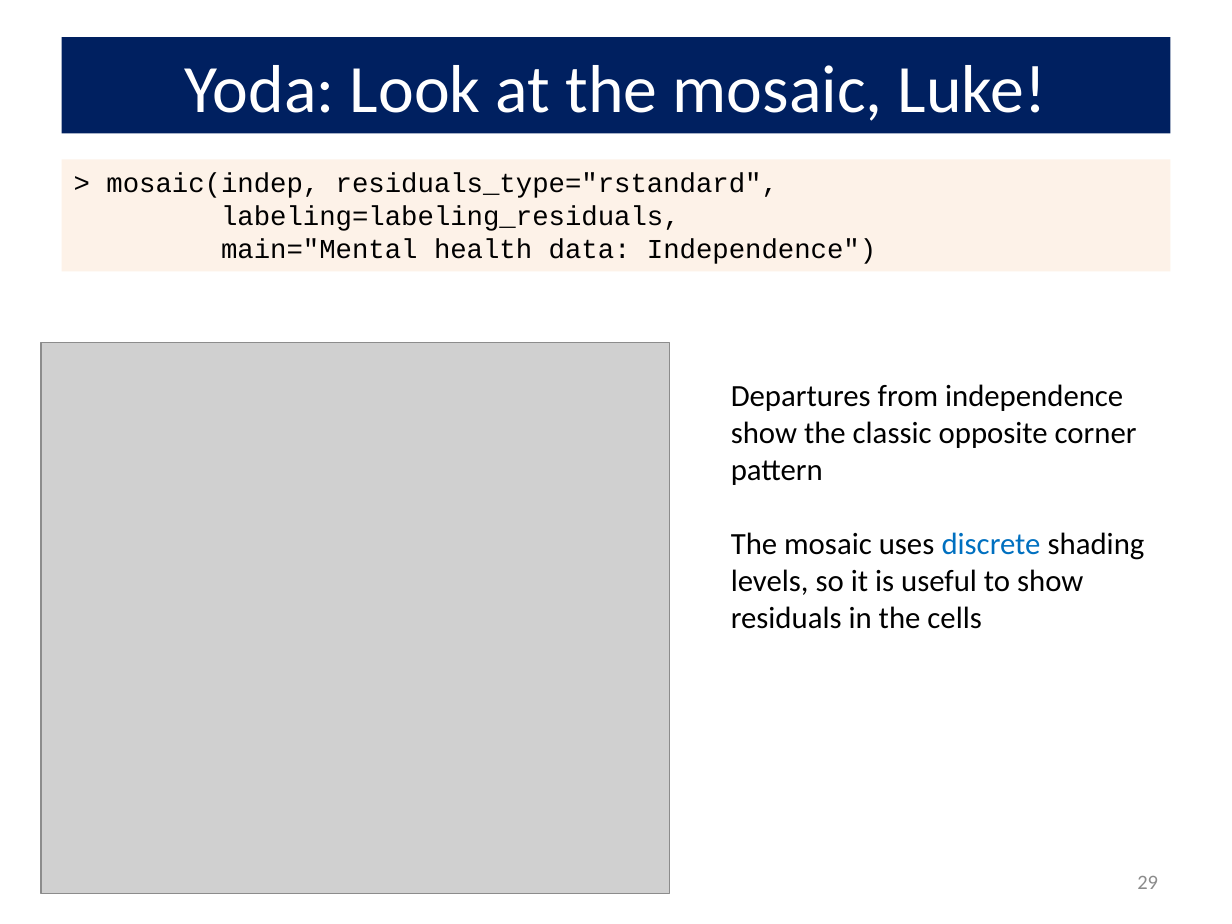
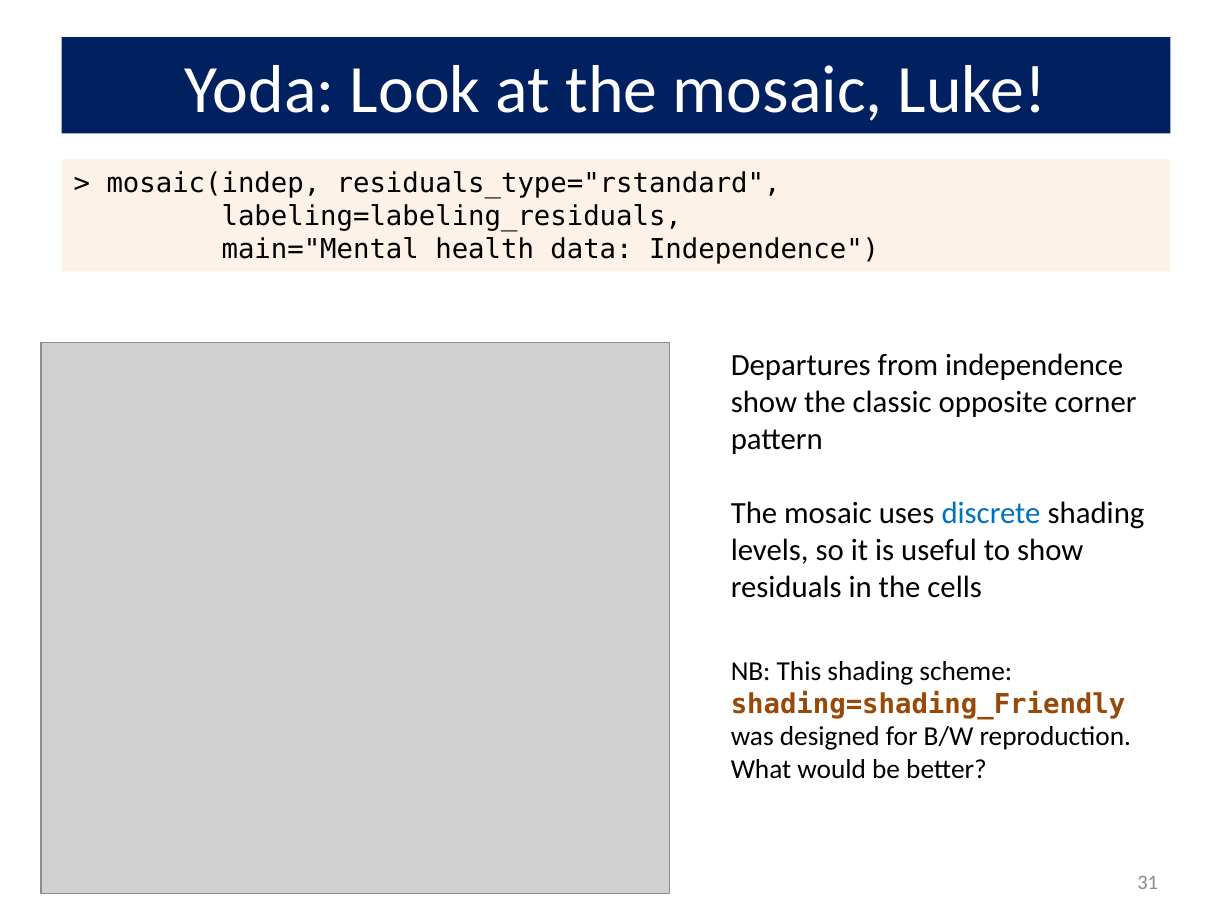
Before and after one commit to friendly/psy6136, a slide deck: slide 31 of docs/lectures/08-Loglin2.pptx (slide 29 before the commit). Drawn at 1232x924 pixels with LibreOffice and Linux fonts; fonts in the diff are those of the drawing; grey boxes stand for pictures. Boxes give left, top, right and bottom in pixels: in the first picture for what was removed or moved away, otherwise in the second. Text is boxed around its words. In the diff, an @@ line names an element or a change of style, - is before the commit and + after.

```diff
--- a/docs/lectures/08-Loglin2.pptx
+++ b/docs/lectures/08-Loglin2.pptx
@@ rectangle "> mosaic(indep, residuals_type="rstandard"," at [62, 159, 1170, 271]: font Courier New to DejaVu Sans Mono @@
@@ text "Departures from independence show the ...": place and size @@
-text "Departures from independence show the ..." at [731, 384, 1145, 629]
+text "Departures from independence show the ..." at [731, 353, 1145, 598]
@@ text added at [731, 661, 1132, 779], 16 pt, text #000000 @@
+NB: This shading scheme: shading=shading_Friendly was designed for B/W reproduction.
+What would be better?
@@ page number at [1137, 876, 1158, 889]: text changed @@
-29
+31
```
Also in this commit, not shown: 30 other slides changed, 3 slides added, 26 other files.
